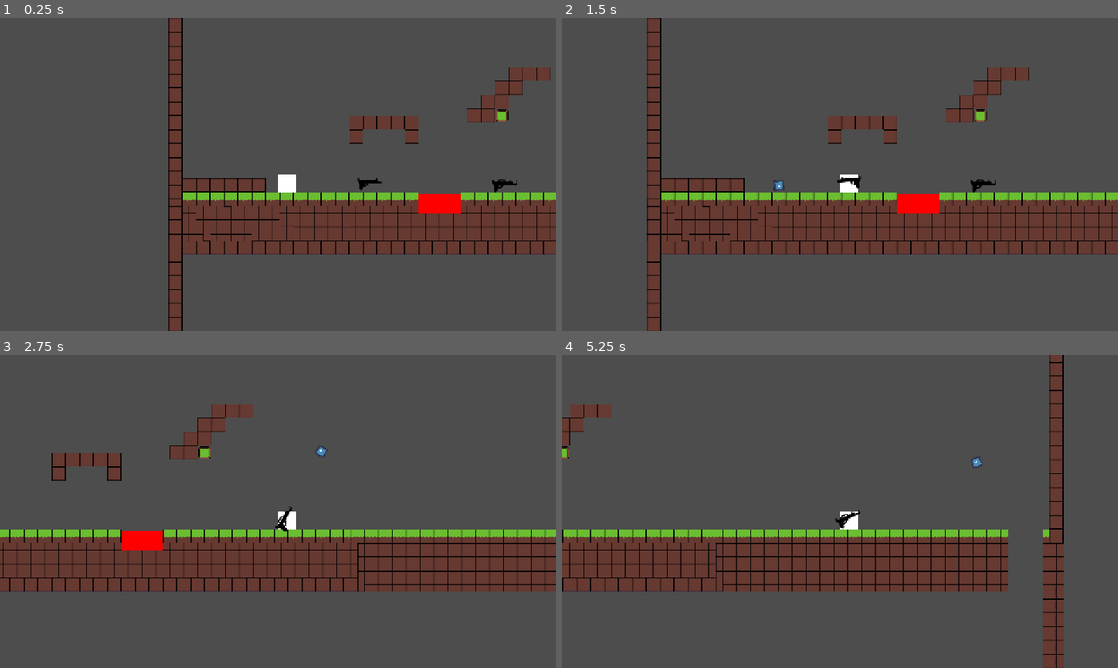
Above: before the commit, frames 1-4 (two rows, left to right).
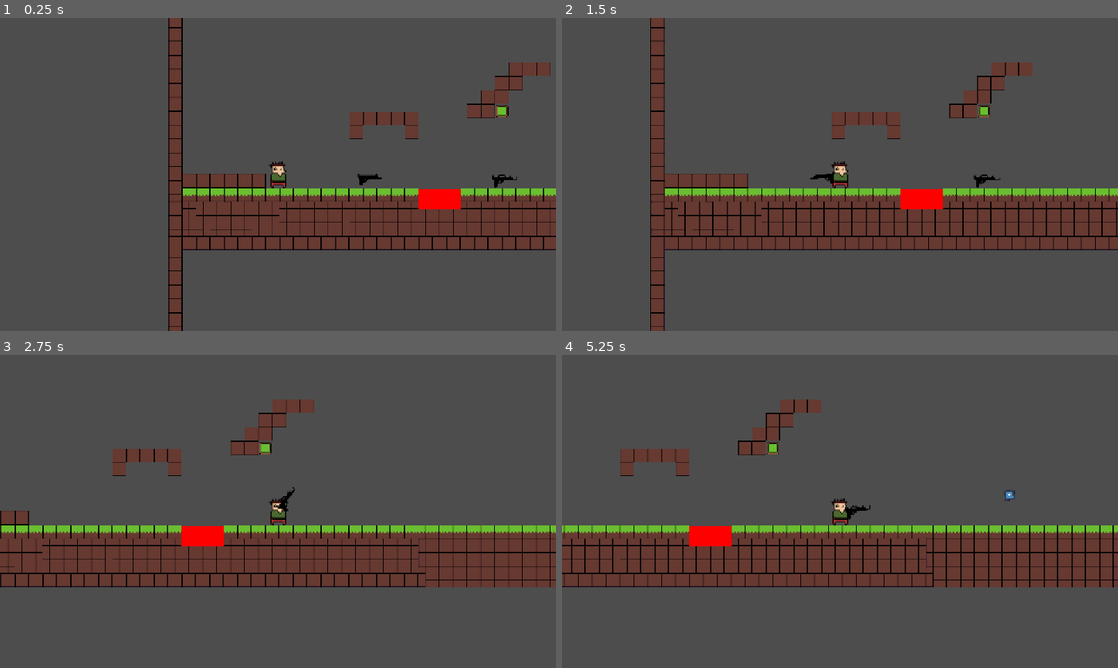
Above: after the commit, the same moments.

Repository: Maycon-jeferson/attack_Ford
Game: Godot game, scene res://src/words/debug.tscn
The game is run twice, just before and just after one commit, with the same random seed, the same clock (stepped at 60 frames per second) and the same inputs. The engine's default icon, where the game draws it, is replaced by a stand-in: a white triangle on a blue panel in a dark square.
Inputs (mouse positions are in pixels of both pictures, inside the frame that each line leads up to):
- Up to frame 1 (0.25 s): no input
- Up to frame 2 (1.5 s): tap Enter (ui_accept) at 0.5, 0.77 s; move the mouse to (962, 158) at 0.52 s; press the mouse at (962, 158) at 0.53 s; hold Right (ui_right) from 0.53 s (still down); move the mouse to (728, 190) at 1.27 s; release the mouse at (728, 190) at 1.28 s; click (728, 190) at 1.35 s
- Up to frame 3 (2.75 s): tap Enter (ui_accept) at 1.52 s; move the mouse to (333, 442) at 2.02 s; release Right (ui_right) at 2.03 s; press the mouse at (333, 442) at 2.03 s; hold Left (ui_left) from 2.03 s (still down)
- Up to frame 4 (5.25 s): move the mouse to (812, 574) at 2.77 s; release Left (ui_left) at 2.78 s; release the mouse at (812, 574) at 2.78 s; hold Right (ui_right) 2.78-4.28 s; click (812, 574) at 2.85 s; tap Enter (ui_accept) at 3.02, 3.77, 4.52 s; move the mouse to (1006, 558) at 3.52 s; press the mouse at (1006, 558) at 3.53 s; move the mouse to (673, 464) at 4.27 s; release the mouse at (673, 464) at 4.28 s; hold Left (ui_left) 4.28-5.03 s; click (673, 464) at 4.35 s; move the mouse to (867, 511) at 5.02 s; press the mouse at (867, 511) at 5.03 s; hold Right (ui_right) from 5.03 s (still down)

The runs differ from the first frame. In frame 1, 6.5% of the frame differs, in the area x 30-100%, y 2-99%; in frame 2, 11%; in frame 3, 13%; in frame 4, 16%, in the area x 0-100%, y 0-100%.

Commit message:
Arma agora orbita em torno do WeaponPivot, permitindo mover o centro de rotação facilmente pelo editor

Diff:
--- a/src/player/player.gd
+++ b/src/player/player.gd
@@ -11,7 +11,7 @@
 var max_recoil_speed: float = 350.0 # limite máximo para o recuo
 #var bullet_speed: float
 
-@onready var weapon: Node2D = $Weapon
+@onready var weapon: Node2D = $WeaponPivot/Weapon
 # Referência para o futuro Sprite2D do player
 @onready var player_sprite: Sprite2D = get_node_or_null("Sprite2D")
 
--- a/src/player/player.tscn
+++ b/src/player/player.tscn
@@ -1,24 +1,45 @@
-[gd_scene load_steps=4 format=3 uid="uid://cc4wvythgpmfg"]
+[gd_scene load_steps=7 format=3 uid="uid://cc4wvythgpmfg"]
 
 [ext_resource type="Script" uid="uid://btnl0pmybkeob" path="res://src/player/player.gd" id="1_4anbu"]
 [ext_resource type="PackedScene" uid="uid://dm26uf611u0xk" path="res://src/behavior/weapon.tscn" id="2_rxibo"]
+[ext_resource type="Texture2D" uid="uid://dn3clfk62wcr7" path="res://src/atack-fork_Player_idle.png" id="3_mf2ua"]
 
 [sub_resource type="RectangleShape2D" id="RectangleShape2D_qnmj6"]
-size = Vector2(40, 40)
+size = Vector2(18, 28.75)
+
+[sub_resource type="AtlasTexture" id="AtlasTexture_244u8"]
+atlas = ExtResource("3_mf2ua")
+region = Rect2(0, 0, 32, 32)
+
+[sub_resource type="SpriteFrames" id="SpriteFrames_5f2sf"]
+animations = [{
+"frames": [{
+"duration": 1.0,
+"texture": SubResource("AtlasTexture_244u8")
+}],
+"loop": true,
+"name": &"idle",
+"speed": 5.0
+}]
 
 [node name="Player" type="CharacterBody2D"]
 script = ExtResource("1_4anbu")
 
 [node name="CollisionShape2D" type="CollisionShape2D" parent="."]
-position = Vector2(20, 20)
+position = Vector2(0, 0.625)
+scale = Vector2(2, 2)
 shape = SubResource("RectangleShape2D_qnmj6")
 
-[node name="ColorRect" type="ColorRect" parent="."]
-offset_right = 40.0
-offset_bottom = 40.0
+[node name="WeaponPivot" type="Node2D" parent="."]
+position = Vector2(0, 7)
 
-[node name="Weapon" parent="." node_paths=PackedStringArray("player") instance=ExtResource("2_rxibo")]
-position = Vector2(20, 20)
-player = NodePath("..")
+[node name="Weapon" parent="WeaponPivot" node_paths=PackedStringArray("player") instance=ExtResource("2_rxibo")]
+z_index = 1
+player = NodePath("../..")
 
 [node name="Camera2D" type="Camera2D" parent="."]
+
+[node name="AnimatedSprite2D" type="AnimatedSprite2D" parent="."]
+scale = Vector2(2, 2)
+sprite_frames = SubResource("SpriteFrames_5f2sf")
+animation = &"idle"
--- a/weapon.gd
+++ b/weapon.gd
@@ -9,8 +9,24 @@
 var recoil_force: float
 var shoot_timer: float = 0.0
 
+# Variável para controlar o ângulo da arma ao redor do player
+var angle_around_player: float = 0.0
+
+# Offset do centro de rotação em relação ao player
+@export var center_offset: Vector2 = Vector2.ZERO
+
 func _process(delta: float) -> void:
-	look_at(get_global_mouse_position())
+	var orbit_radius = 40.0 # ajuste conforme necessário
+	if get_parent():
+		# Calcula o ângulo entre o centro de rotação (WeaponPivot) e o mouse
+		var mouse_pos = get_global_mouse_position()
+		var center = get_parent().global_position
+		angle_around_player = (mouse_pos - center).angle()
+		# Calcula a nova posição ao redor do WeaponPivot
+		var offset = Vector2(cos(angle_around_player), sin(angle_around_player)) * orbit_radius
+		global_position = center + offset
+		# Faz a arma olhar para o mouse
+		look_at(mouse_pos)
 	rotate_weapon()
 
 	shoot_timer = max(shoot_timer - delta, 0.0)
Binary file added: src/atack-fork_Player_idle.png
Not shown, added: src/atack-fork_Player_idle.png.import
Not shown: 1 places in src/behavior/weapon.tscn that only renumber resources
